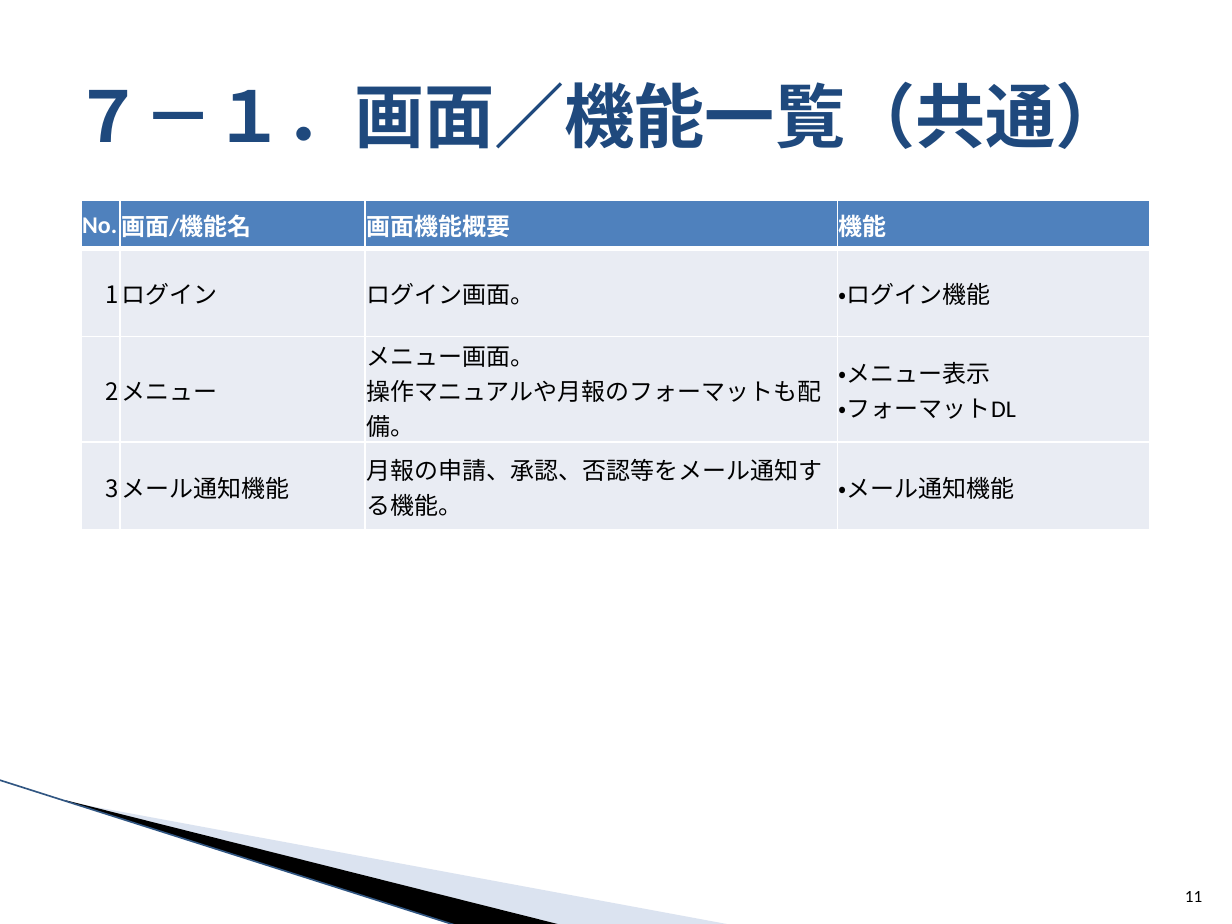
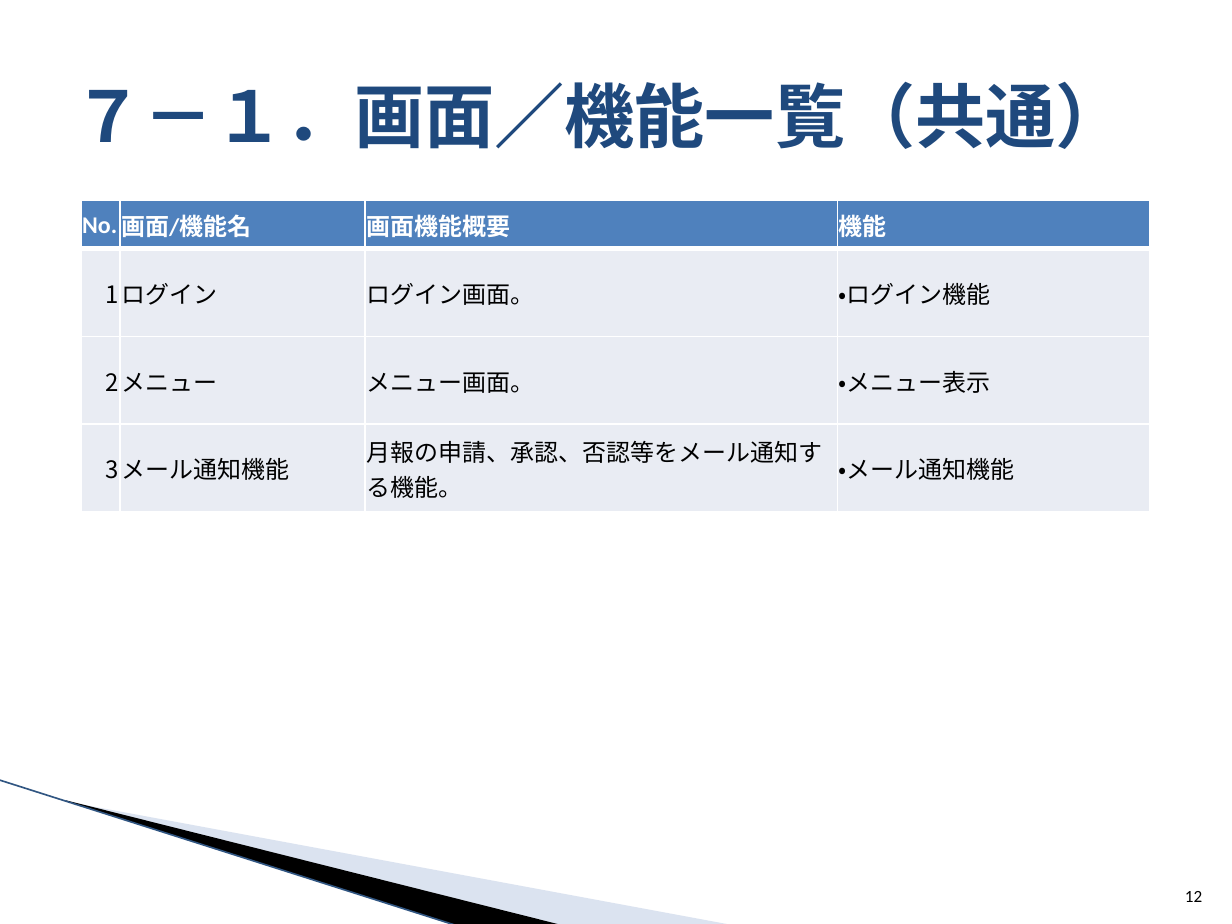
Before and after one commit to around7days/AppFreeMemo, a slide deck: slide 12 of 設計書/00_提案/1_月報管理システム 提案資料.pptx (slide 11 before the commit). Drawn at 1232x924 pixels with LibreOffice and Linux fonts; fonts in the diff are those of the drawing; background and template pictures are left out. Boxes give left, top, right and bottom in pixels: in the first picture for what was removed or moved away, otherwise in the second. Text is boxed around its words. In the diff, an @@ line names an element or a change of style, - is before the commit and + after.

```diff
--- a/設計書/00_提案/1_月報管理システム 提案資料.pptx
+++ b/設計書/00_提案/1_月報管理システム 提案資料.pptx
@@ table at (81, 200, 1151, 511) @@
-row 3, column 3: メニュー画面。 / 操作マニュアルや月報のフォーマットも配備。
+row 3, column 3: メニュー画面。
-row 3, column 4: ・メニュー表示 ・フォーマットDL
+row 3, column 4: ・メニュー表示
@@ page number at (1185, 891, 1202, 902): text changed @@
-11
+12
```
Also in this commit, not shown: 5 other slides changed, 1 slide added, 19 other files.
